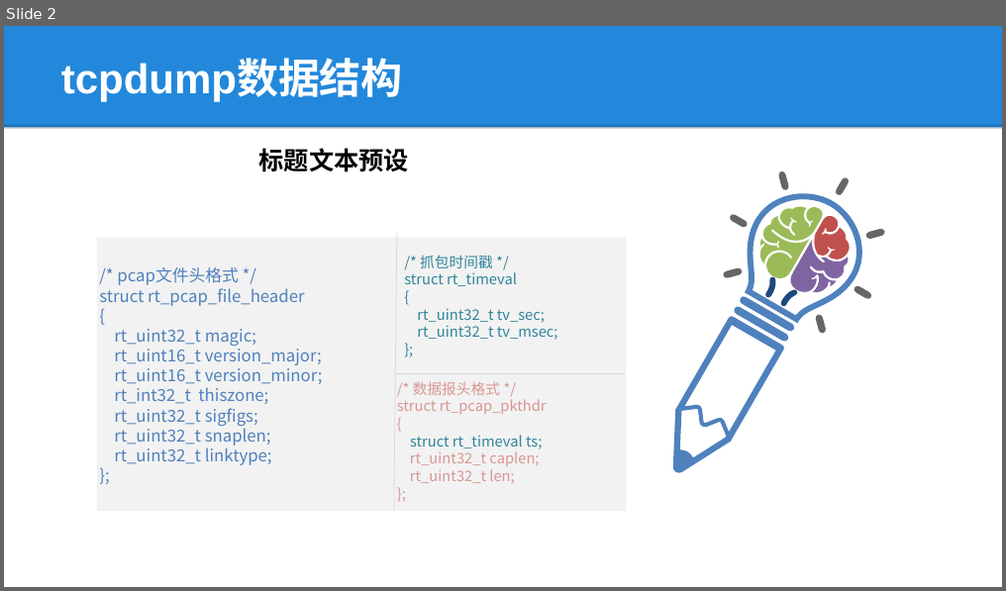
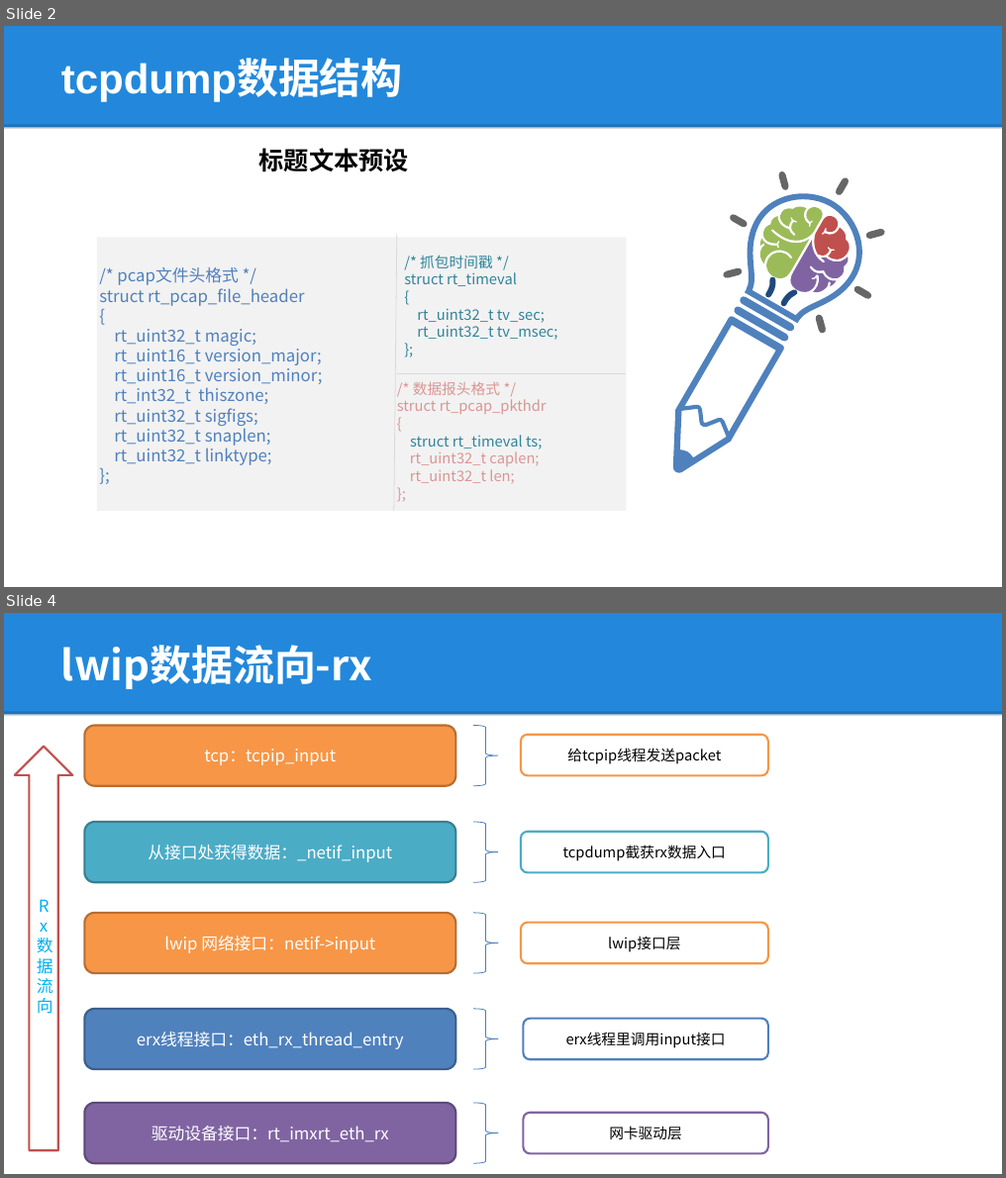
Before and after one commit to lepustse/tcpdump, a slide deck: tcpdump.pptx. Shown one above the other, each under a label of ours: slide 2 before the commit, slides 2 and 4 after it; the slides between them are not shown. The pictures are 1006x591 and 1006x1178 pixels, drawn with LibreOffice and Linux fonts; fonts in the diff are those of the drawing; background and template pictures are left out. Boxes give left, top, right and bottom in pixels: in the first picture for what was removed or moved away, otherwise in the second. Text is boxed around its words. In the diff, an @@ line names an element or a change of style, - is before the commit and + after.

```diff
--- a/tcpdump.pptx
+++ b/tcpdump.pptx
@@ slide 4 added at (4,613,1002,1174), background #FFFFFF; not listed: 2 template elements that a slide beside it also shows @@
@@ title added at (61,645,372,689), 40 pt, text #FFFFFF, bold @@
+lwip数据流向-rx
@@ rounded rectangle added at (85,725,456,786), fill #F79646, outline #B76F34 2 pt, 16 pt, text #FFFFFF @@
+tcp：tcpip_input
@@ right brace added at (473,725,498,786), outline #4B7EBC 0.75 pt @@
@@ up arrow added at (15,747,72,1151), fill #FFFFFF, outline #C0504D 2 pt, 16 pt, text #00B0F0 @@
+Rx数据流向
@@ rounded rectangle added at (521,735,768,775), fill #FFFFFF, outline #F79646 2 pt, 14 pt, text #000000 @@
+给tcpip线程发送packet
@@ rounded rectangle added at (85,822,456,882), fill #4BACC6, outline #377F92 2 pt, 16 pt, text #FFFFFF @@
+从接口处获得数据：_netif_input
@@ right brace added at (473,822,498,882), outline #4B7EBC 0.75 pt @@
@@ rounded rectangle added at (521,832,768,872), fill #FFFFFF, outline #4BACC6 2 pt, 14 pt, text #000000 @@
+tcpdump截获rx数据入口
@@ rounded rectangle added at (85,913,456,973), fill #F79646, outline #B76F34 2 pt, 16 pt, text #FFFFFF @@
+lwip 网络接口：netif->input
@@ right brace added at (473,913,498,973), outline #4B7EBC 0.75 pt @@
@@ rounded rectangle added at (521,923,768,964), fill #FFFFFF, outline #F79646 2 pt, 14 pt, text #000000 @@
+lwip接口层
@@ rounded rectangle added at (85,1009,456,1069), fill #4F81BD, outline #3A5F8C 2 pt, 16 pt, text #FFFFFF @@
+erx线程接口：eth_rx_thread_entry
@@ right brace added at (473,1009,498,1069), outline #4B7EBC 0.75 pt @@
@@ rounded rectangle added at (524,1019,768,1059), fill #FFFFFF, outline #4F81BD 2 pt, 14 pt, text #000000 @@
+erx线程里调用input接口
@@ rounded rectangle added at (85,1103,456,1164), fill #8064A2, outline #5F4A78 2 pt, 16 pt, text #FFFFFF @@
+驱动设备接口：rt_imxrt_eth_rx
@@ right brace added at (473,1103,498,1164), outline #4B7EBC 0.75 pt @@
@@ rounded rectangle added at (524,1113,768,1155), fill #FFFFFF, outline #8064A2 2 pt, 14 pt, text #000000 @@
+网卡驱动层
```
Also in this commit, not shown: 1 slide changed, 5 other slides added, 2 slides removed.
